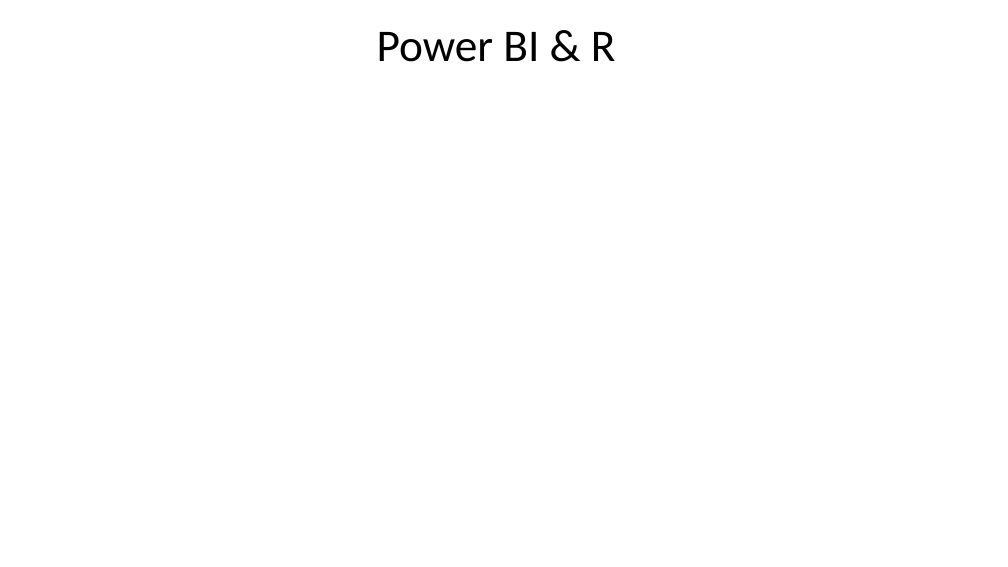
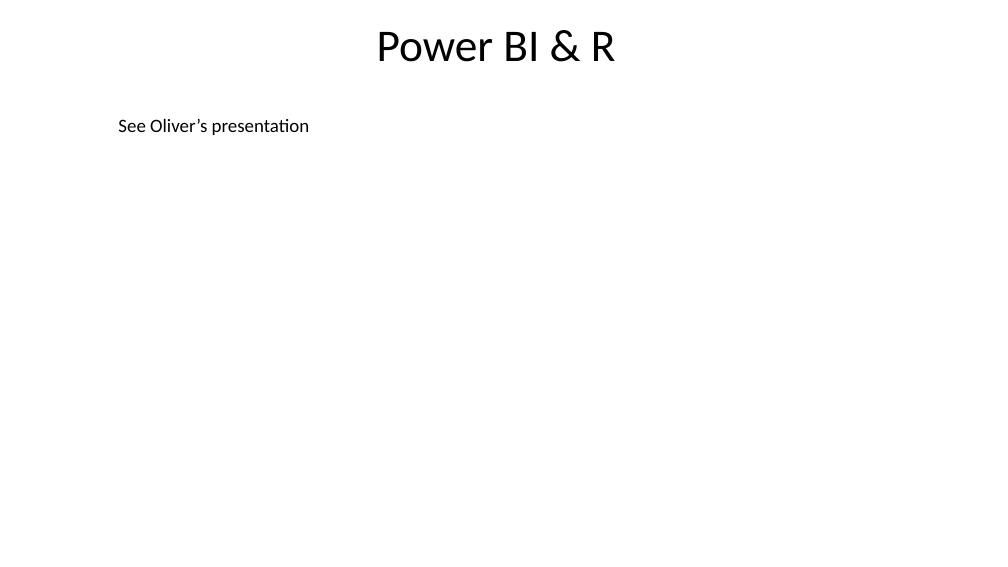
Before and after one commit to wottabyte/PBITraining, a slide deck: slide 48 of PBIID/PowerBI Int Dev slides Q1-2019-shared.pptx (slide 31 before the commit). Drawn at 1008x567 pixels with LibreOffice and Linux fonts; fonts in the diff are those of the drawing; background and template pictures are left out. Boxes give left, top, right and bottom in pixels: in the first picture for what was removed or moved away, otherwise in the second. Text is boxed around its words. In the diff, an @@ line names an element or a change of style, - is before the commit and + after.

```diff
--- a/PBIID/PowerBI Int Dev slides Q1-2019-shared.pptx
+++ b/PBIID/PowerBI Int Dev slides Q1-2019-shared.pptx
@@ text added at (118, 119, 310, 135), 18 pt, text #000000 @@
+See Oliver’s presentation
```
Also in this commit, not shown: 2 other slides changed, 22 slides added.
